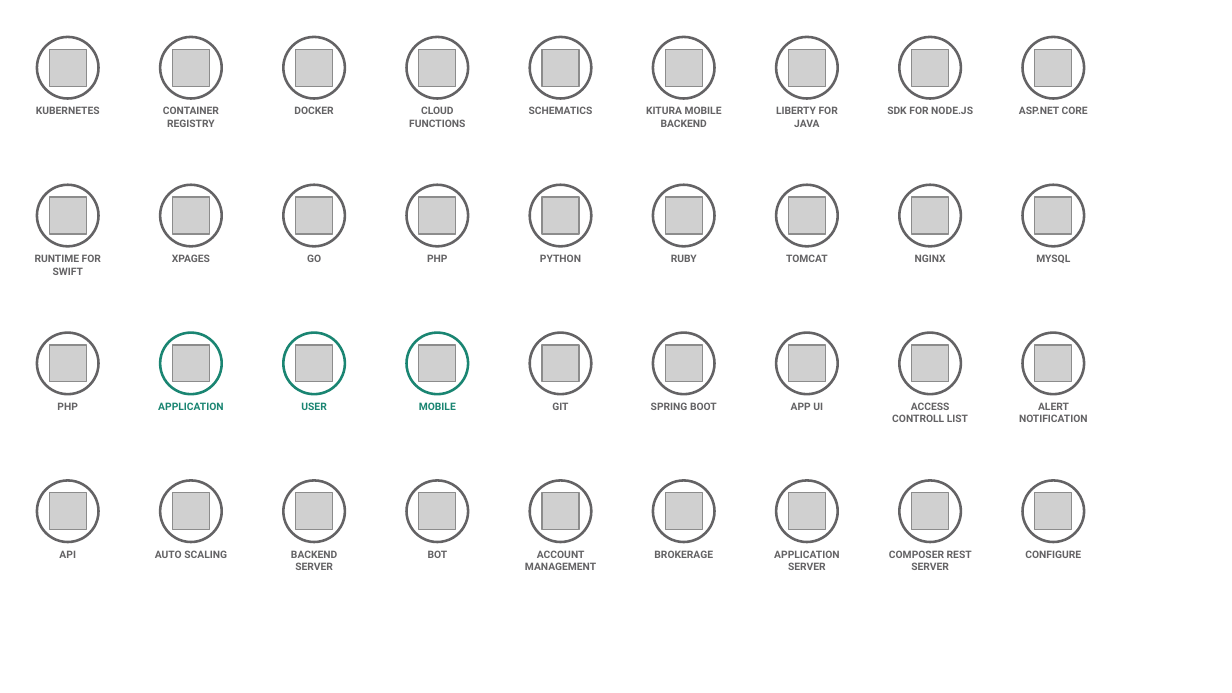
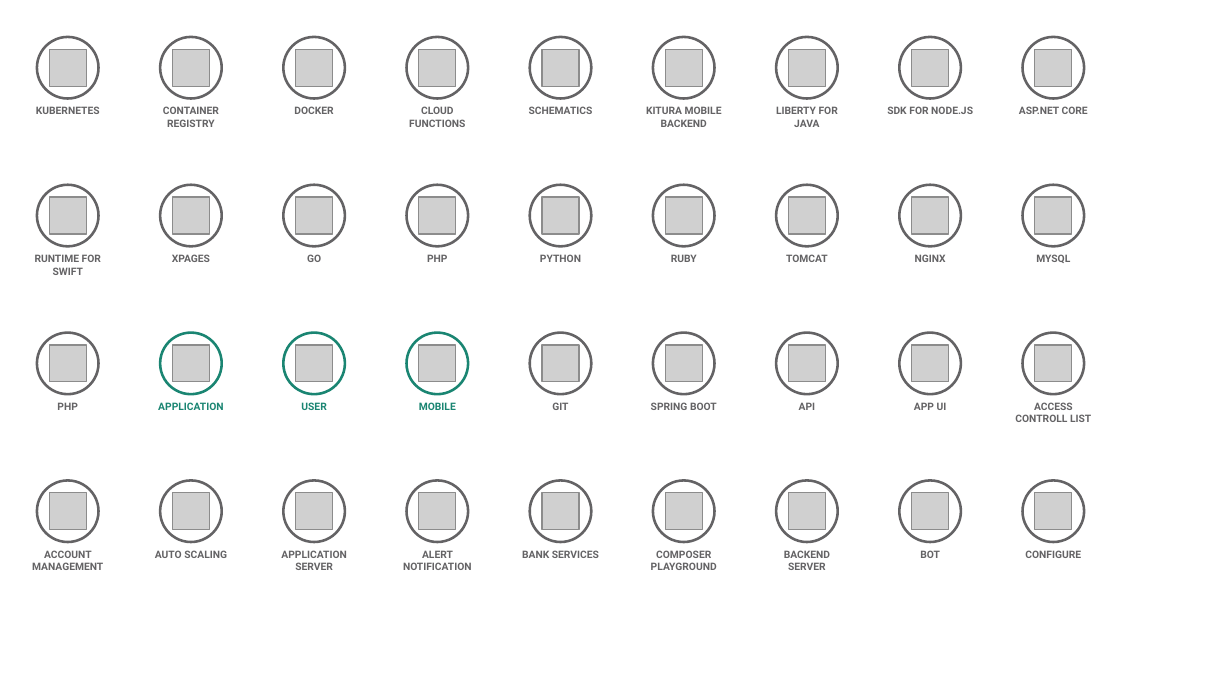
Before and after one commit to l2fprod/myarchitecture, a slide deck: slide 9 of mycatalog-architecture-diagram-template.pptx. Drawn at 1232x693 pixels with LibreOffice and Linux fonts; fonts in the diff are those of the drawing; grey boxes stand for pictures. Boxes give left, top, right and bottom in pixels: in the first picture for what was removed or moved away, otherwise in the second. Text is boxed around its words. In the diff, an @@ line names an element or a change of style, - is before the commit and + after.

```diff
--- a/mycatalog-architecture-diagram-template.pptx
+++ b/mycatalog-architecture-diagram-template.pptx
@@ text added at (799, 402, 816, 410), 6 pt, text #646365, bold @@
+API
@@ text "APP UI": place and size @@
-text "APP UI" at (791, 402, 823, 410)
+text "APP UI" at (914, 402, 947, 410)
@@ text "ACCESS CONTROLL LIST": place and size @@
-text "ACCESS CONTROLL LIST" at (892, 402, 968, 422)
+text "ACCESS CONTROLL LIST" at (1015, 402, 1091, 422)
@@ text removed at (1019, 402, 1088, 422) @@
-ALERT NOTIFICATION
@@ text at (32, 550, 103, 570): text changed @@
-API
+ACCOUNT MANAGEMENT
@@ text at (281, 550, 346, 570): text changed @@
-BACKEND SERVER
+APPLICATION SERVER
@@ text at (403, 550, 472, 570): text changed @@
-BOT
+ALERT NOTIFICATION
@@ text at (522, 550, 599, 558): text changed @@
-ACCOUNT MANAGEMENT
+BANK SERVICES
@@ text at (651, 550, 717, 570): text changed @@
-BROKERAGE
+COMPOSER PLAYGROUND
@@ text at (784, 550, 830, 570): text changed @@
-APPLICATION SERVER
+BACKEND SERVER
@@ text at (920, 550, 940, 558): text changed @@
-COMPOSER REST SERVER
+BOT
```
Also in this commit, not shown: 18 other slides changed.
